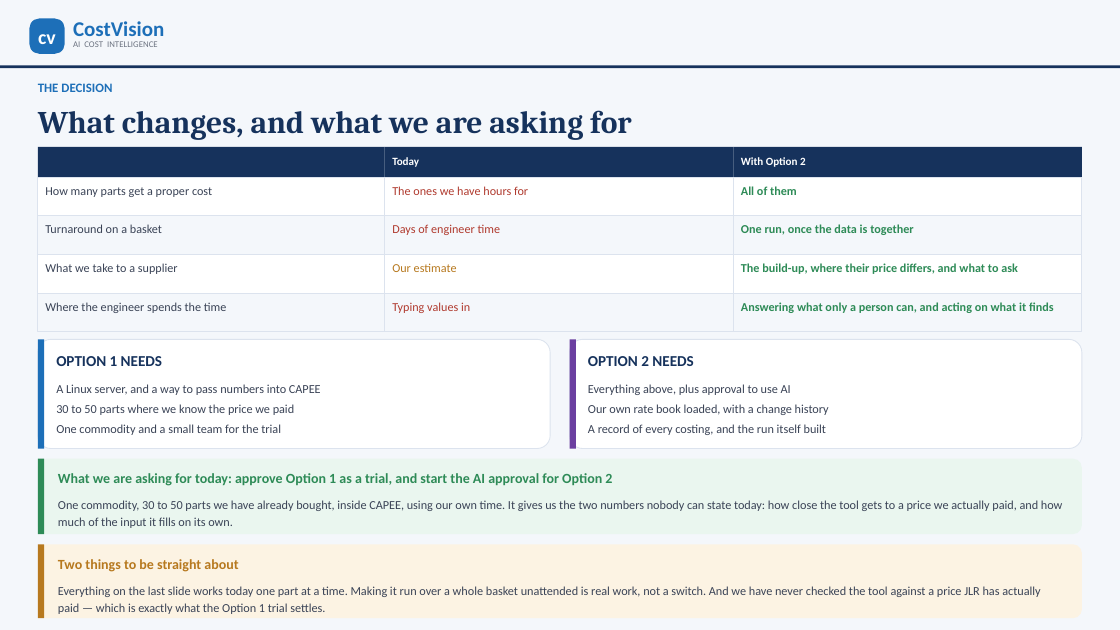
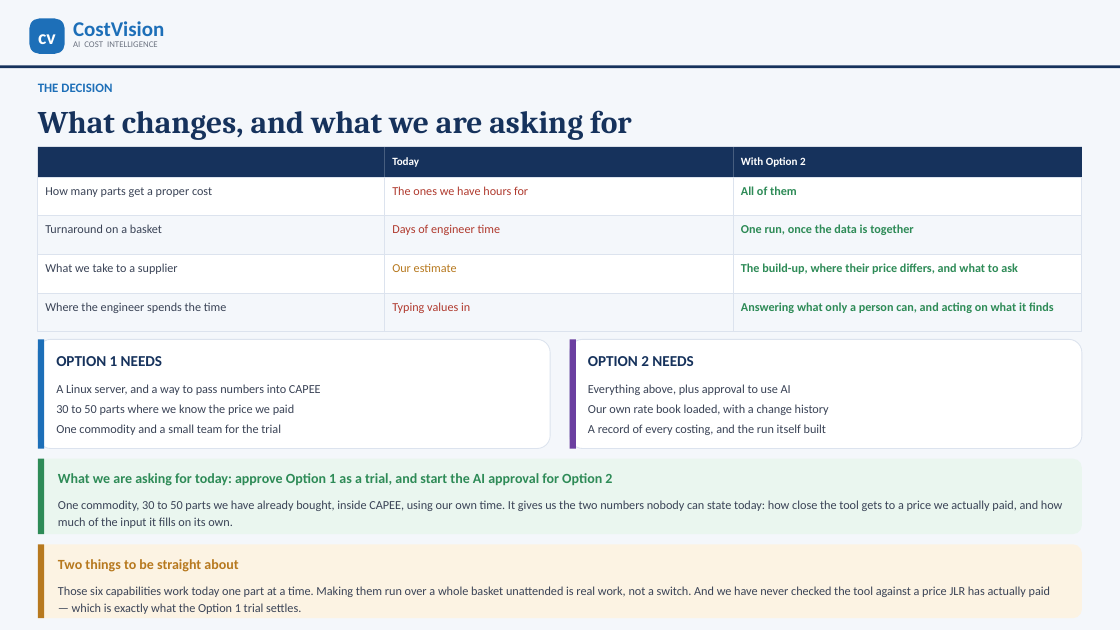
Before and after one commit to bhosaleavinash546/leamington-marathi, a slide deck: slide 5 of CostVision-CAPEE-Business-Case.pptx (slide 4 before the commit). Drawn at 1120x630 pixels with LibreOffice and Linux fonts; fonts in the diff are those of the drawing. Boxes give left, top, right and bottom in pixels: in the first picture for what was removed or moved away, otherwise in the second. Text is boxed around its words. In the diff, an @@ line names an element or a change of style, - is before the commit and + after.

```diff
--- a/CostVision-CAPEE-Business-Case.pptx
+++ b/CostVision-CAPEE-Business-Case.pptx
@@ text at box(58, 586, 1050, 614): text changed @@
-Everything on the last slide works today one part at a time. Making it run over a whole basket unattended is real work, not a switch. And we have never checked the tool against a price JLR has actually paid — which is exactly what the Option 1 trial settles.
+Those six capabilities work today one part at a time. Making them run over a whole basket unattended is real work, not a switch. And we have never checked the tool against a price JLR has actually paid — which is exactly what the Option 1 trial settles.
```
Also in this commit, not shown: 1 slide added, 2 other files.
